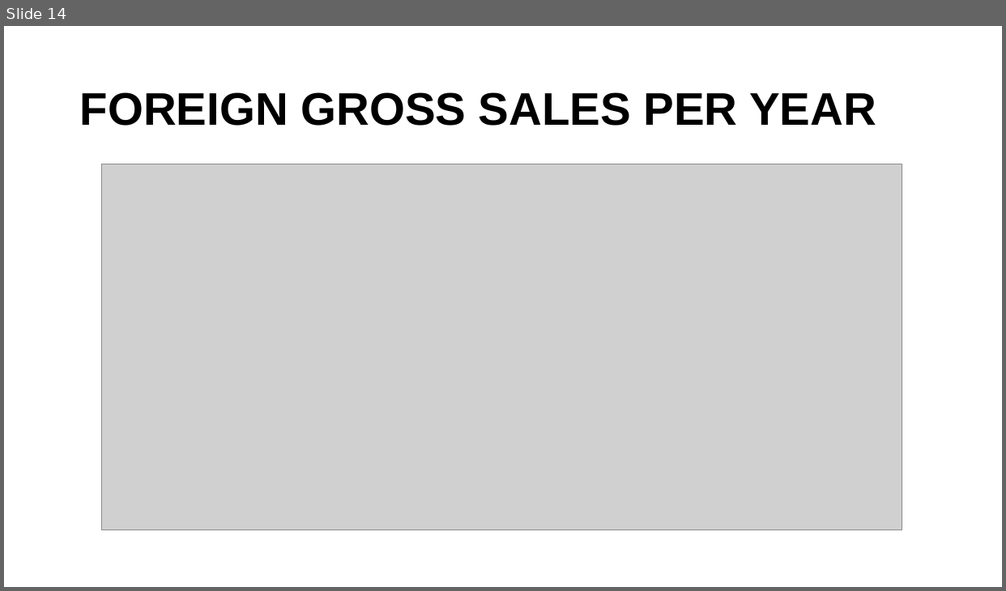
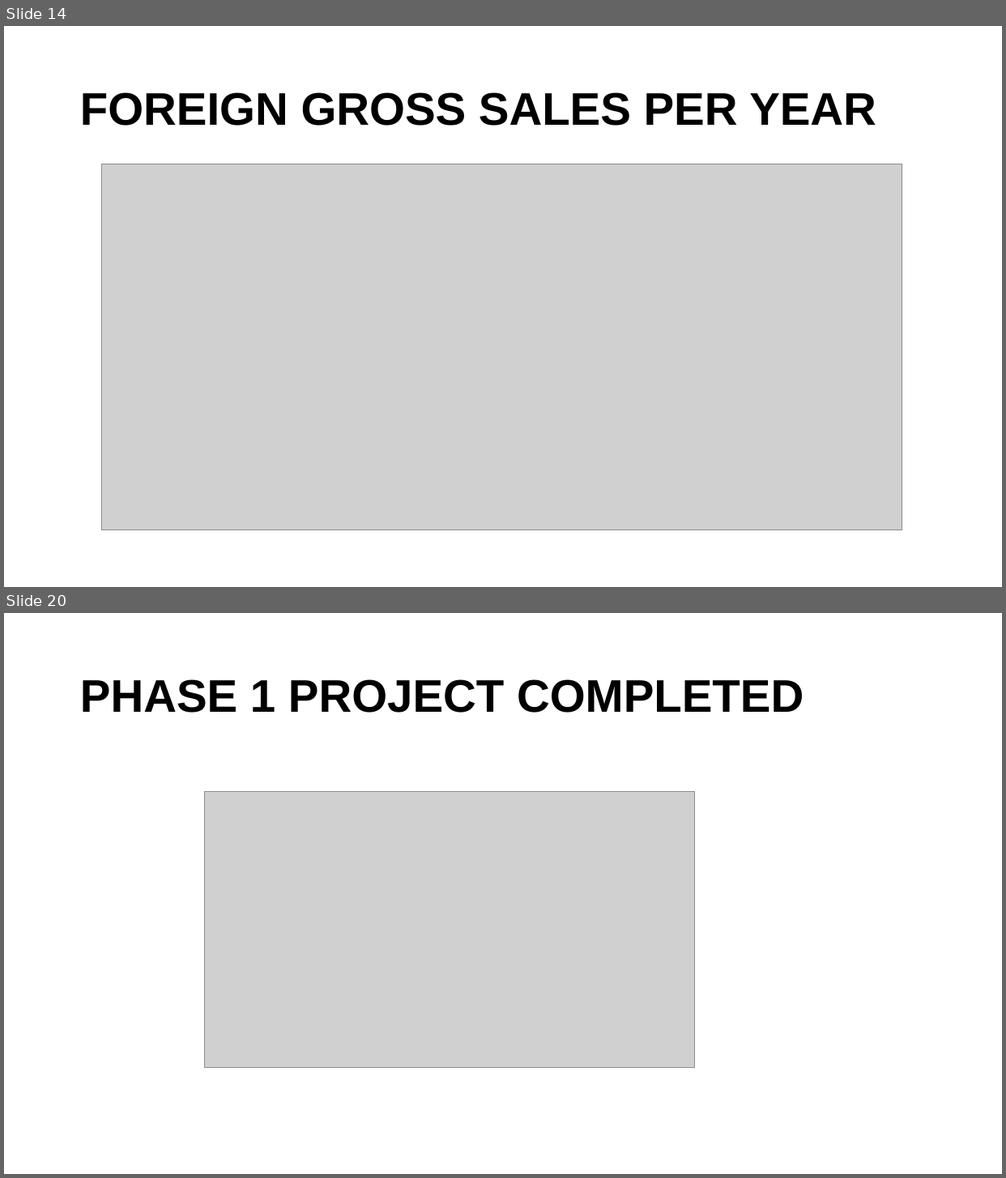
Before and after one commit to ISAACKW/PHASE1_PROJECT, a slide deck: PHASE1PPT.pptx. Shown one above the other, each under a label of ours: slide 14 before the commit, slides 14 and 20 after it; the slides between them are not shown. The pictures are 1006x591 and 1006x1178 pixels, drawn with LibreOffice and Linux fonts; fonts in the diff are those of the drawing; grey boxes stand for pictures. Boxes give left, top, right and bottom in pixels: in the first picture for what was removed or moved away, otherwise in the second. Text is boxed around its words. In the diff, an @@ line names an element or a change of style, - is before the commit and + after.

```diff
--- a/PHASE1PPT.pptx
+++ b/PHASE1PPT.pptx
@@ slide 20 added at bbox=[4, 613, 1002, 1174], background #FFFFFF @@
@@ title added at bbox=[80, 679, 803, 713], 44 pt, text #000000, bold @@
+PHASE 1 PROJECT COMPLETED
@@ picture added at bbox=[205, 791, 694, 1068] @@
```
Also in this commit, not shown: 1 slide changed, 4 other slides added.
